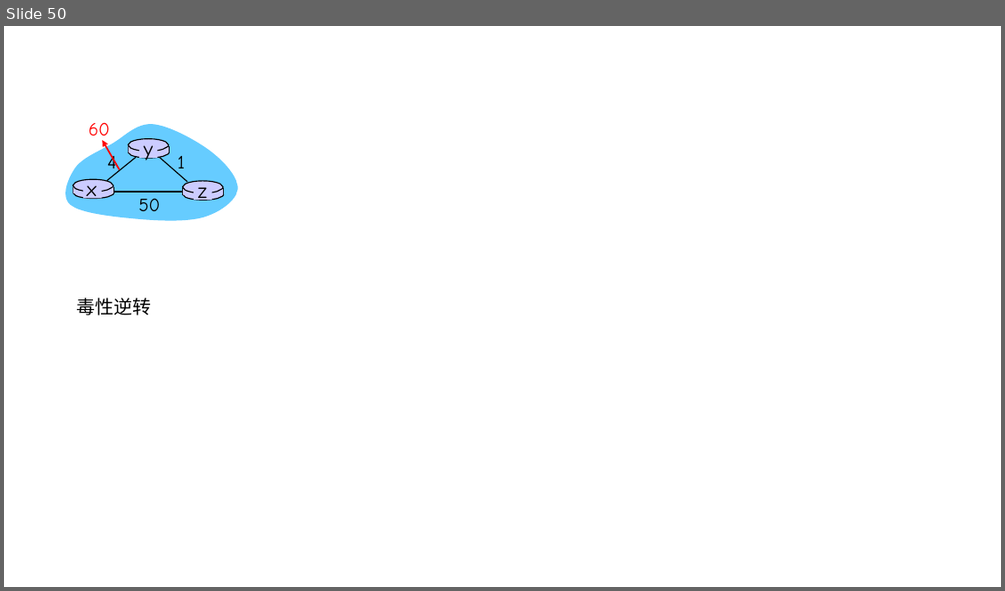
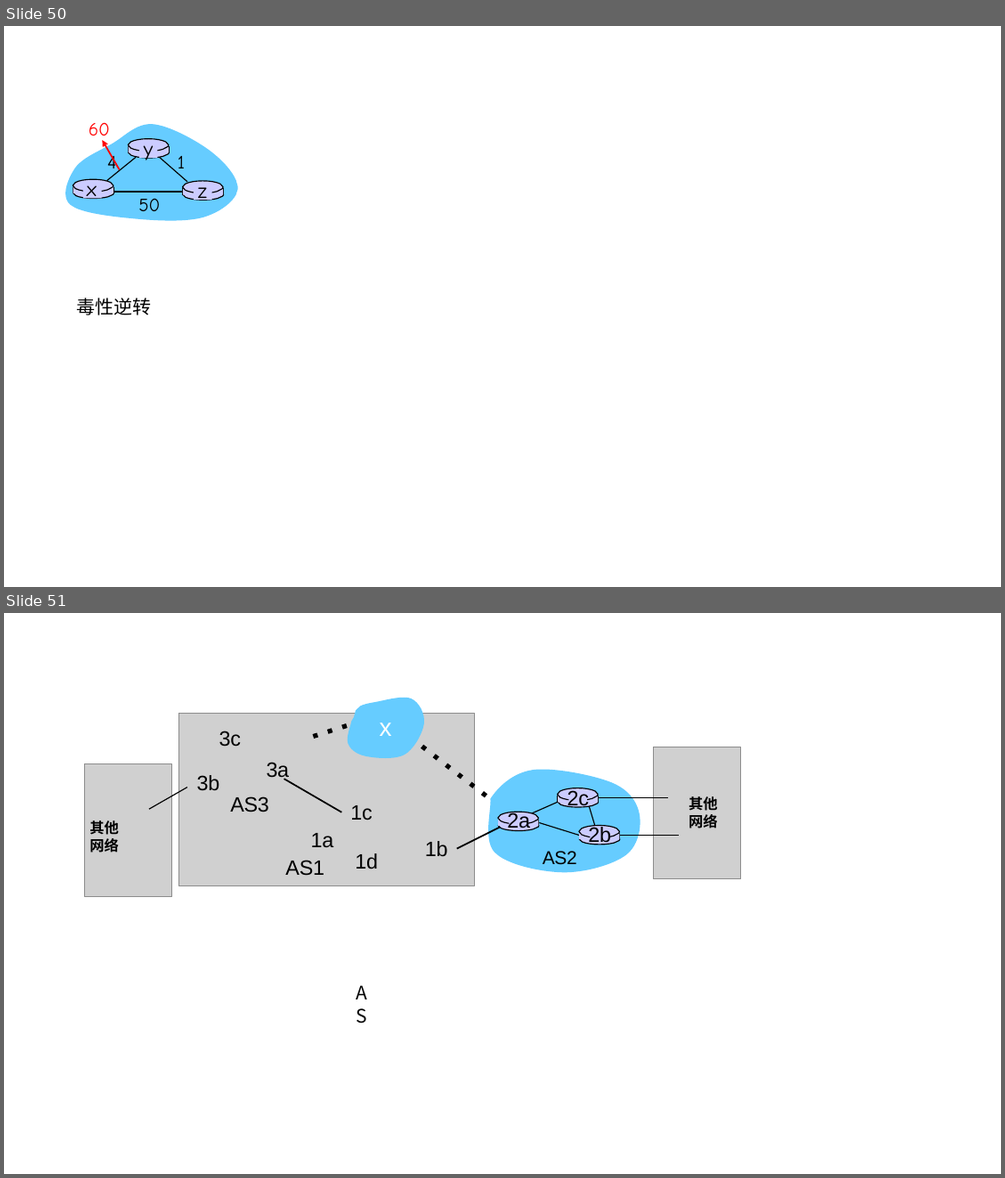
Before and after one commit to guofei9987/a, a slide deck: computer/network/计算机网络-素材.pptx. Shown one above the other, each under a label of ours: slide 50 before the commit, slides 50 and 51 after it. The pictures are 1005x591 and 1005x1178 pixels, drawn with LibreOffice and Linux fonts; fonts in the diff are those of the drawing; grey boxes stand for pictures. Boxes give left, top, right and bottom in pixels: in the first picture for what was removed or moved away, otherwise in the second. Text is boxed around its words. In the diff, an @@ line names an element or a change of style, - is before the commit and + after.

Commit message:
update

```diff
--- a/computer/network/计算机网络-素材.pptx
+++ b/computer/network/计算机网络-素材.pptx
@@ slide 51 added at <box>4,613,1001,1174</box>, background #FFFFFF @@
@@ group added at <box>84,698,741,896</box>: 24 freeform shapes, 14 texts, 3 pictures @@
+AS2
+3b
+AS3
+3c
+3a
+1c
+1a AS1
+1b
+2a
+2c
+2b
+x
+1d
+其他网络
+其他
+网络
@@ text added at <box>348,978,386,1008</box>, 18 pt, text #000000 @@
+AS
```
Also in this commit, not shown: 1 slide removed.
